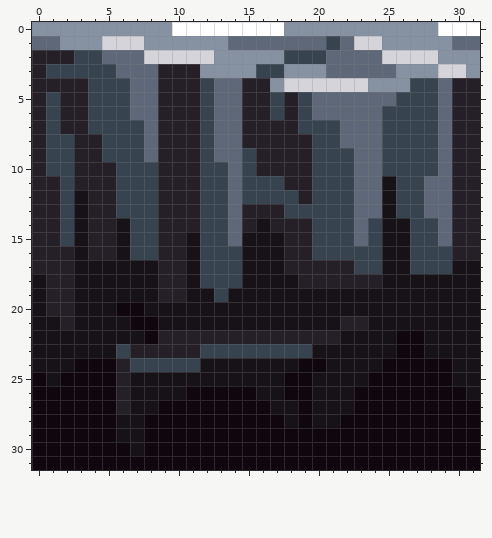
Two states of a pixel-art sprite, theo_first_test/images/tile/3.png. The picture above was drawn from the file before the commit.
The file is 32x32 pixels.
After the commit:
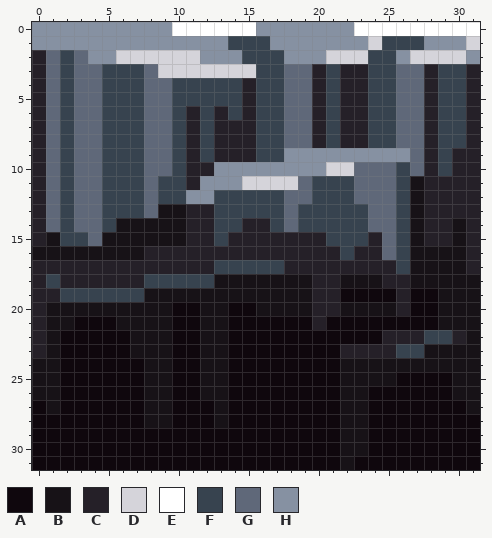
Palette (. is transparent): A #0f070d  B #171217  C #252028  D #d5d4da  E #ffffff  F #37434f  G #5f6879  H #8691a2
Diff:
@@ x 0..31 @@
- 0 HHHHHHHHHHEEEEEEEEHHHHHHHHHHHEEE
- 1 GGHHHDDDHHHHHHGGGGGGGFGDDHHHHHGG
- 2 CCCFFGGGDDDDDHHHHHFFFGGGGDDDDHHH
- 3 CFFFFFGGGCCCHHHHFFHHHGGGGGHHHDDH
- 4 CCCCFFFGGCCCFGGCCHDDDDDDHHHFFGCC
- 5 CFCCFFFGGCCCFGGCCFCFGGGGGGFFFGCC
- 6 CFCCFFFGGCCCFGGCCFCFGGGGGFFFFGCC
- 7 CFCCFFFFGCCCFGGCCCCFFFGGGFFFFGCC
- 8 CFFCCFFFGCCCFGGCCCCCFFGGGFFFFGCC
- 9 CFFCCFFFGCCCFGGFCCCCFFFGGFFFFGCC
-10 CFFCCCFFFCCCFFGFCCCCFFFGGFFFFGCC
-11 CCFCCCFFFCCCFFGFFFCCFFFGGBFFGGCC
-12 CCFBCCFFFCCCFFGFFFFCFFFGGBFFGGCC
-13 CCFBCCFFFCCCFFGCCCFFFFFGGBFFGGCC
-14 CCFBCCBFFCCCFFGCBCCCFFFGFBBFFGCC
-15 CCFBCCBFFCCBFFGBBBCCFFFGFBBFFGCC
-16 CCCBCCBFFCCBFFFBBBCCFFFFFBBFFFCC
-17 CCCBBBBBBCCBFFFBBBCCCCCFFBBFFFBB
-18 BCCBBBBBBCCBFFFBBBBCCCCCCBBBBBBB
-19 BCCBBBBBBCCBBFBBBBBBBBBBBBBBBBBB
-20 BCCBBBAABBBBBBBBBBBBBBBBBBBBBBBB
-21 BBCBBBBAABBBBBBBBBBBBBCCBBBBBBBB
-22 BBBBBBBBACCCCCCCCCCCCCBBBBAABBBB
-23 BBBBBBFCCCCCFFFFFFFFBBBBBBAABBBB
-24 BBBAAACFFFFFBBBBBBBAABBBBAAAAABB
-25 ABAAAACBBBBBBBBBBBAABBBBAAAAAABB
-26 AAAAAACBBBBAAAAABBAABBBAAAAAAAAB
-27 AAAAAACBBAAAAAAAABBABBBAAAAAAAAA
-28 AAAAAABBAAAAAAAAAABABBAAAAAAAAAA
-29 AAAAAABBAAAAAAAAAAAAAAAAAAAAAAAA
-30 AAAAAAABAAAAAAAAAAAAAAAAAAAAAAAA
-31 AAAAAAAAAAAAAAAAAAAAAAAAAAAAAAAA
+ 0 HHHHHHHHHHEEEEEEHHHHHHHEEEEEEEEE
+ 1 HHHHHHHHHHHHHHFFFHHHHHHHDFFFHHHD
+ 2 CGFGHHDDDDDDHHHFFFHHHDDDFFHDDDDH
+ 3 CGFGGFFFGDDDDDDDFFGGCFCCFFGGCFFC
+ 4 CGFGGFFFGGFFFFFCFFGGCFCCFFGGCFFC
+ 5 CGFGGFFFGGFFFFFCFFGGCFCCFFGGCFFC
+ 6 CGFGGFFFGGFCFCFCFFGGCFCCFFGGCFFC
+ 7 CGFGGFFFGGFCFCCCFFGGCFCCFFGGCFFC
+ 8 CGFGGFFFGGFCFCCCFFGGCFCCFFGGCFFC
+ 9 CGFGGFFFGGFCFCCCFFHHHHHHHHHGCFCC
+10 CGFGGFFFGGFCCHHHHHHHHDDGGGFGCFCC
+11 CGFGGFFFGFFCHHHDDDDGFFFGGGFBCCCC
+12 CGFGGFFFGFFHHFFFFFGGFFFGGGFBCCCC
+13 CGFGGFFFGBBCCFFFFFGFFFFFGGFBCCCC
+14 CGFGGFBBBBBCCFFCCFGFFFFFGGFBCCBC
+15 CBFFGBBBBBBCCFCCCCCCCFFFCGFBCCBC
+16 BBBBBBBBCCCCCCCCCCCCCCFCCGFBBBBC
+17 CCCCCCCCCCCCCFFFFFCCCCCCCCFBBBBC
+18 CFCCCCCCFFFFFBBBBBBBCCBBBCCBBBBB
+19 CCFFFFFFBBBBBBBBBBBBCCAAAACAABBB
+20 CBBBBBBBBBAABBAABBBBCCBBBBCAABBB
+21 CBBAAABBBBAABBAAAAAACAAAAAAAABBB
+22 CBAAAAABBBAABBAAAAAAAAAAACCCFFCB
+23 CBAAAAABBBAABBAAAAAAAACCCCFFBBBB
+24 BBAAAAAABBAABBAAAAAAAABBBBBBBBBB
+25 BBAAAAAABBAABBAAAAAAAABBBBAAAABB
+26 BBAAAAAABBAABBAAAAAAAABBAAAAAABB
+27 ABAAAAAABBAAABAAAAAAAABBAAAAAAAB
+28 AAAAAAAABBAAABAAAAAAAABBAAAAAAAA
+29 AAAAAAAAAAAAAAAAAAAAAABBAAAAAAAA
+30 AAAAAAAAAAAAAAAAAAAAAABBAAAAAAAA
+31 AAAAAAAAAAAAAAAAAAAAAABAAAAAAAAA
